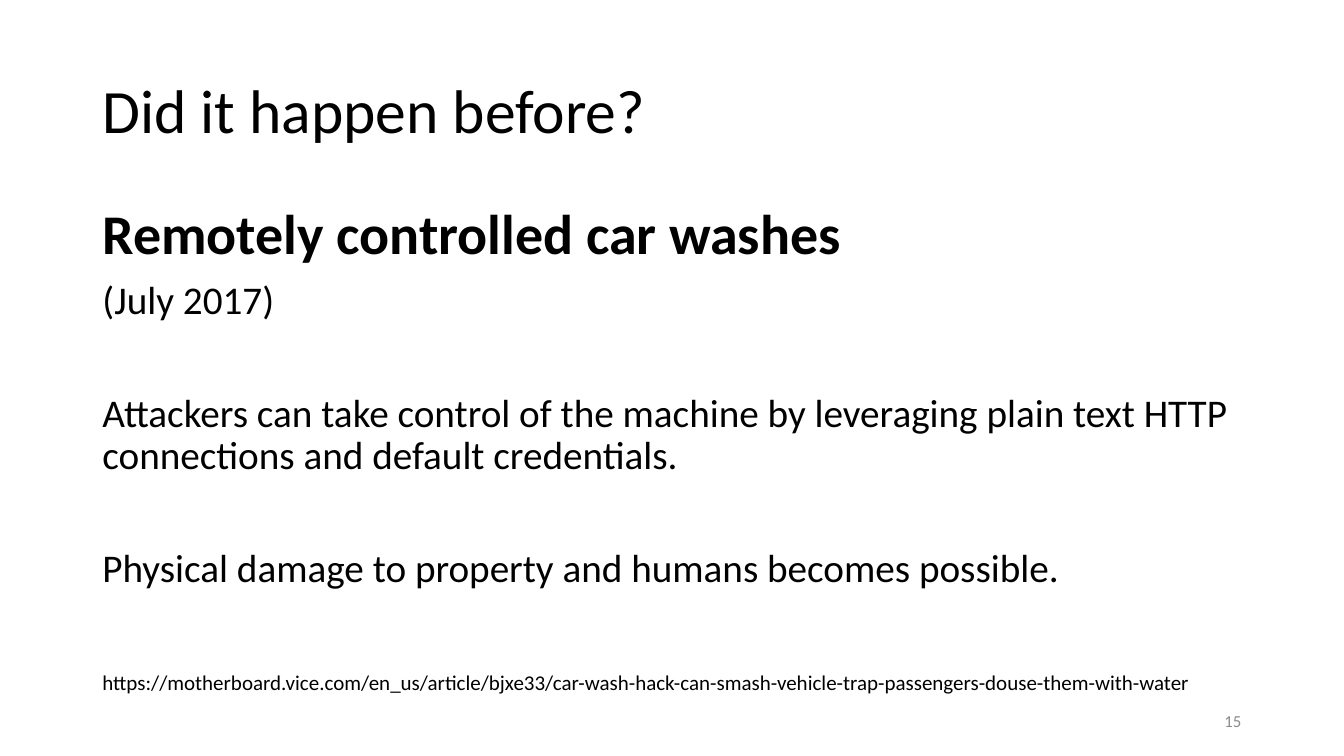
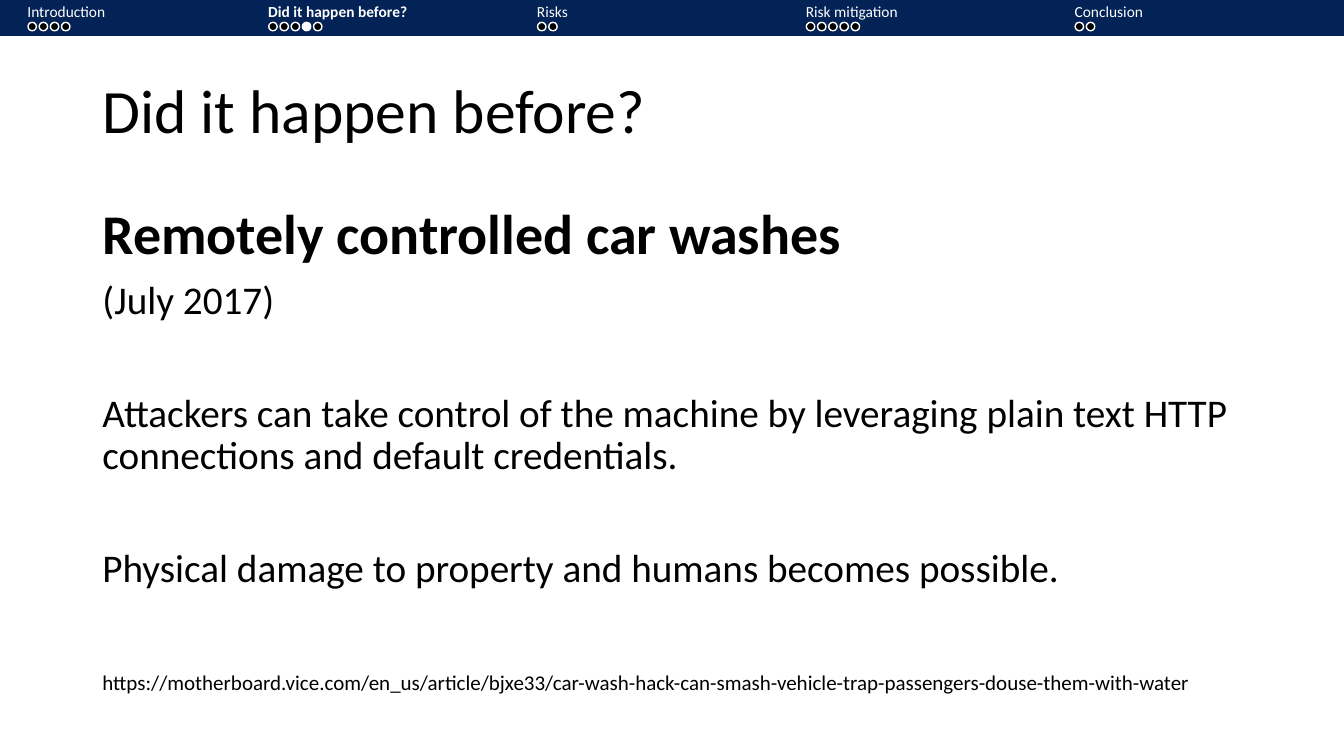
Before and after one commit to vveloso/talks, a slide deck: slide 8 of Security is a Thing/Security is a Thing.pptx (slide 15 before the commit). Drawn at 1344x756 pixels with LibreOffice and Linux fonts; fonts in the diff are those of the drawing. Boxes give left, top, right and bottom in pixels: in the first picture for what was removed or moved away, otherwise in the second. Text is boxed around its words. In the diff, an @@ line names an element or a change of style, - is before the commit and + after.

```diff
--- a/Security is a Thing/Security is a Thing.pptx
+++ b/Security is a Thing/Security is a Thing.pptx
@@ rectangle added at bbox=[0, 0, 1344, 35], fill #032256, outline #032256 1 pt @@
@@ text added at bbox=[27, 6, 105, 22], 11 pt, text #FFFFFF @@
+Introduction
@@ ellipse added at bbox=[28, 22, 36, 30], fill #000000, outline #FFFFFF 1 pt @@
@@ ellipse added at bbox=[39, 22, 47, 30], fill #000000, outline #FFFFFF 1 pt @@
@@ ellipse added at bbox=[50, 22, 58, 30], fill #000000, outline #FFFFFF 1 pt @@
@@ ellipse added at bbox=[62, 22, 70, 30], fill #000000, outline #FFFFFF 1 pt @@
@@ text added at bbox=[268, 6, 407, 22], 11 pt, text #FFFFFF, bold @@
+Did it happen before?
@@ ellipse added at bbox=[269, 22, 277, 30], fill #000000, outline #FFFFFF 1 pt @@
@@ ellipse added at bbox=[280, 22, 288, 30], fill #000000, outline #FFFFFF 1 pt @@
@@ ellipse added at bbox=[291, 22, 299, 30], fill #000000, outline #FFFFFF 1 pt @@
@@ ellipse added at bbox=[302, 22, 311, 30], fill #FFFFFF, outline #FFFFFF 1 pt @@
@@ ellipse added at bbox=[314, 22, 322, 30], fill #000000, outline #FFFFFF 1 pt @@
@@ text added at bbox=[537, 6, 568, 22], 11 pt, text #FFFFFF @@
+Risks
@@ ellipse added at bbox=[537, 22, 545, 30], fill #000000, outline #FFFFFF 1 pt @@
@@ ellipse added at bbox=[548, 22, 557, 30], fill #000000, outline #FFFFFF 1 pt @@
@@ text added at bbox=[806, 6, 898, 22], 11 pt, text #FFFFFF @@
+Risk mitigation
@@ ellipse added at bbox=[807, 22, 815, 30], fill #000000, outline #FFFFFF 1 pt @@
@@ ellipse added at bbox=[818, 22, 826, 30], fill #000000, outline #FFFFFF 1 pt @@
@@ ellipse added at bbox=[829, 22, 837, 30], fill #000000, outline #FFFFFF 1 pt @@
@@ ellipse added at bbox=[840, 22, 848, 30], fill #000000, outline #FFFFFF 1 pt @@
@@ ellipse added at bbox=[851, 22, 859, 30], fill #000000, outline #FFFFFF 1 pt @@
@@ text added at bbox=[1075, 6, 1143, 22], 11 pt, text #FFFFFF @@
+Conclusion
@@ ellipse added at bbox=[1076, 22, 1084, 30], fill #000000, outline #FFFFFF 1 pt @@
@@ ellipse added at bbox=[1087, 22, 1095, 30], fill #000000, outline #FFFFFF 1 pt @@
@@ page number removed at bbox=[1224, 716, 1241, 727] @@
-15
```
Also in this commit, not shown: 16 other slides changed, 1 slide added, 1 slide removed.
